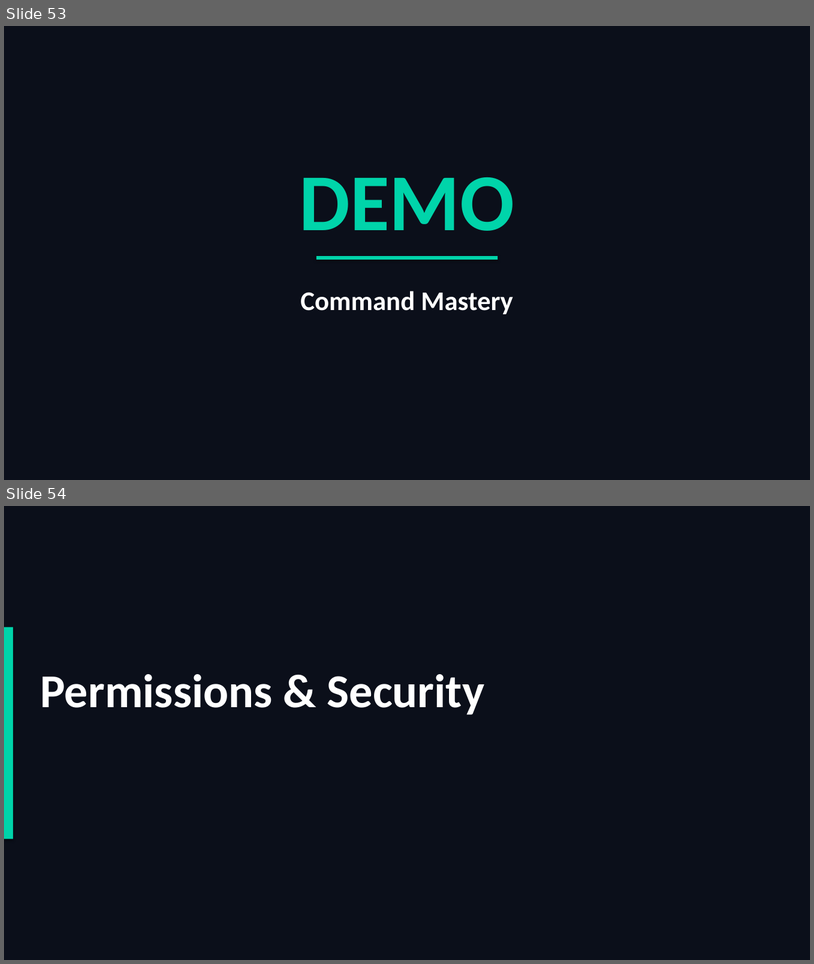
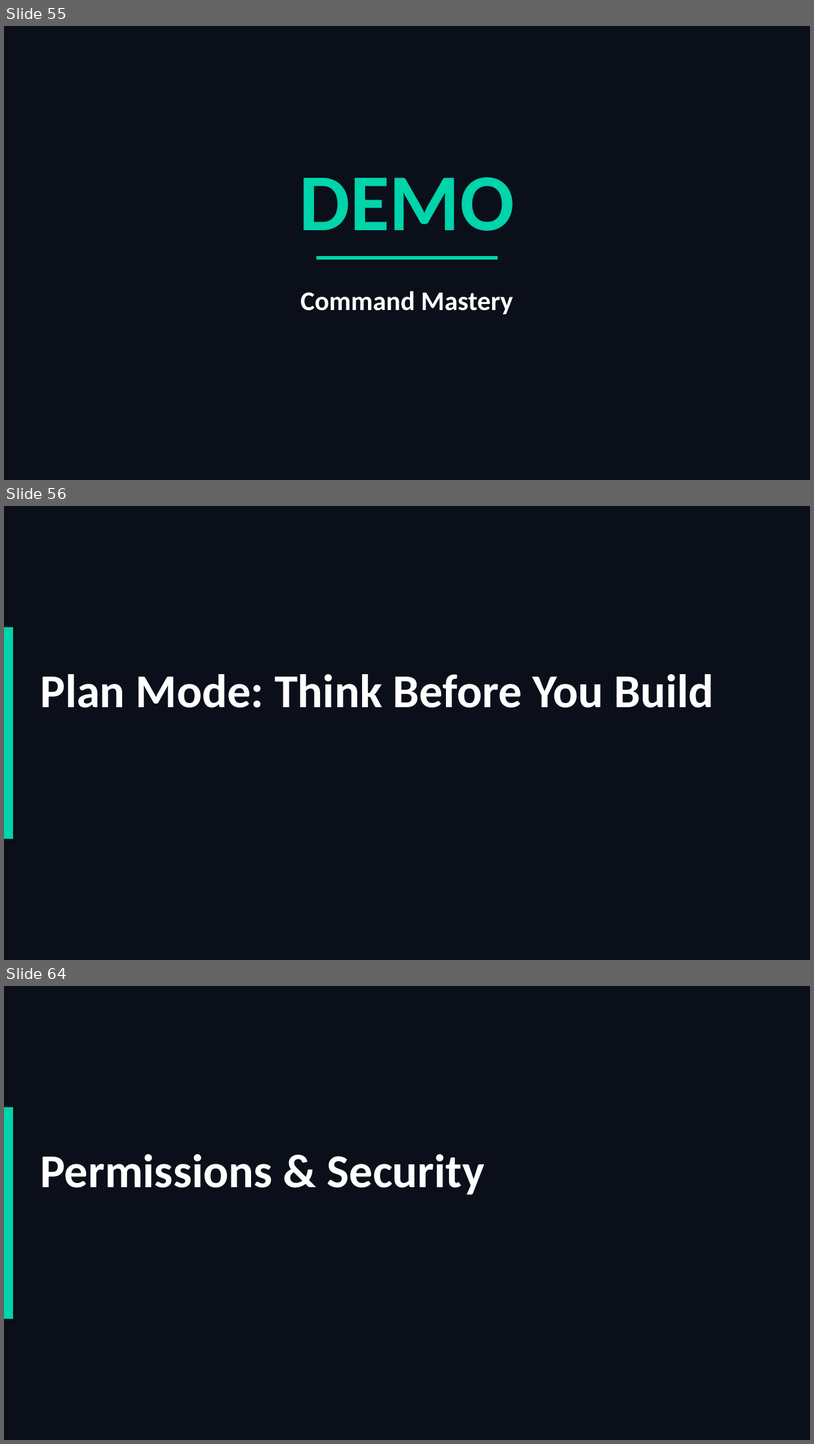
Before and after one commit to scottrhay/AIA-ClaudeCopilot, a slide deck: slides/Day2_Claude_Code_Fundamentals.pptx. Shown one above the other, each under a label of ours: slides 53 and 54 before the commit, slides 55, 56 and 64 after it; the slides between them are not shown. The pictures are 814x964 and 814x1444 pixels, drawn with LibreOffice and Linux fonts; fonts in the diff are those of the drawing. Boxes give left, top, right and bottom in pixels: in the first picture for what was removed or moved away, otherwise in the second. Text is boxed around its words. In the diff, an @@ line names an element or a change of style, - is before the commit and + after.

```diff
--- a/slides/Day2_Claude_Code_Fundamentals.pptx
+++ b/slides/Day2_Claude_Code_Fundamentals.pptx
@@ slide 56 added at <box>4,506,810,960</box>, background #0B0F1A @@
@@ rectangle added at <box>4,627,13,839</box>, fill #00D4AA @@
@@ text added at <box>40,674,714,708</box>, 56 pt, text #FFFFFF, bold @@
+Plan Mode: Think Before You Build
@@ what was slide 53 is now slide 55 @@
@@ what was slide 54 is now slide 64 @@
```
Also in this commit, not shown: 11 other slides added, 1 other file.
